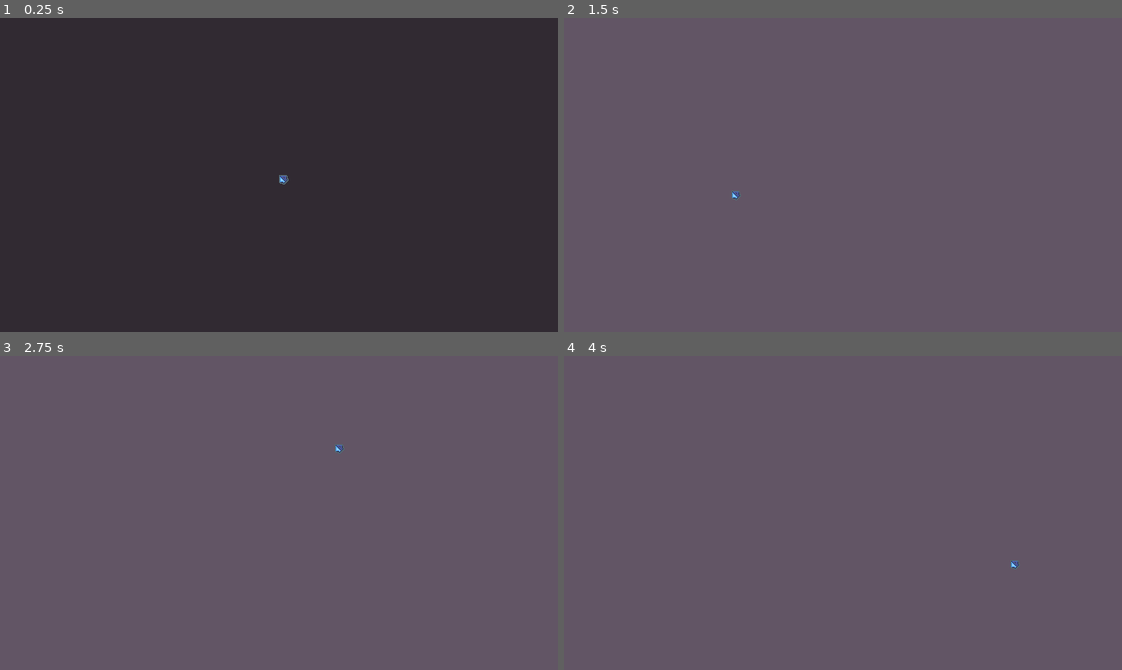
Above: before the commit, frames 1-4 (two rows, left to right).
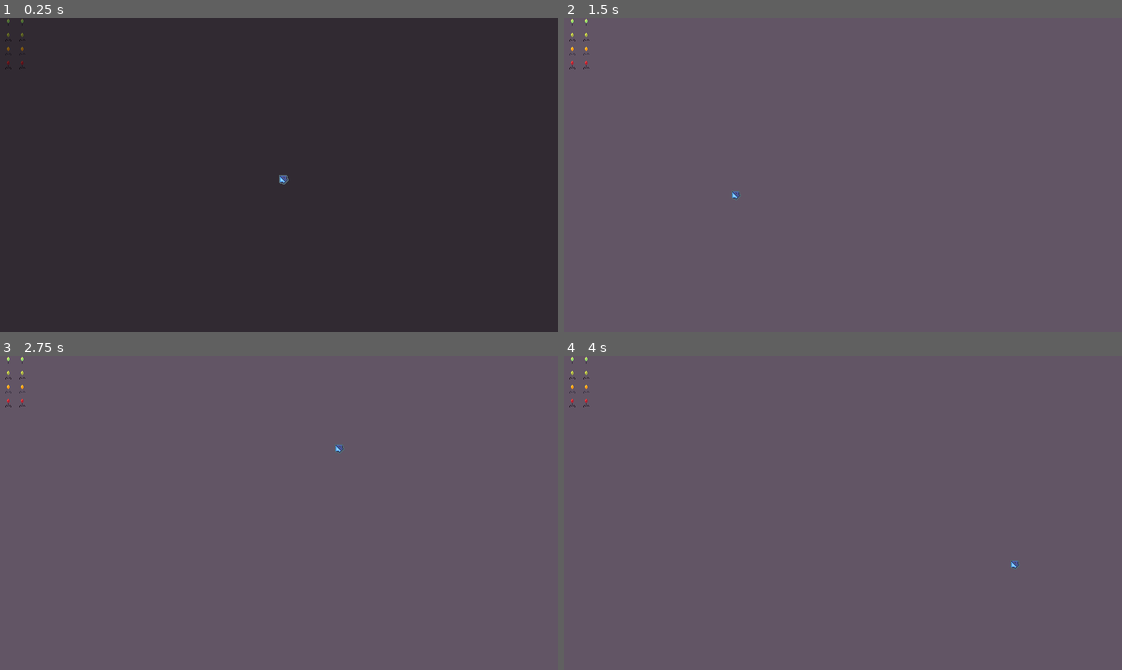
Above: after the commit, the same moments.

Repository: bnhrl/MomentumIsEverythingCountDown
Game: Godot game, scene res://Game/Entities/Bacteriophage/bacteriophage.tscn
Same seed, same stepped clock (60 frames per second), same inputs: the game is played once before the commit and once after it. This scene is started directly instead of the project's main scene. Sound files missing from this copy of the repository are replaced by a short silence.
Inputs (mouse positions are in pixels of both pictures, inside the frame that each line leads up to):
- Up to frame 1 (0.25 s): no input
- Up to frame 2 (1.5 s): move the mouse to (965, 159) at 0.52 s; hold D (right) 0.53-1.28 s; click (965, 159) at 0.6 s; tap Enter at 1.25 s; move the mouse to (731, 190) at 1.27 s; hold S (down) from 1.28 s (still down); tap Space (reserve_ion) at 1.35 s
- Up to frame 3 (2.75 s): tap R (restart) at 2 s; move the mouse to (334, 443) at 2.02 s; release S (down) at 2.03 s; hold D (right) from 2.03 s (still down); click (334, 443) at 2.1 s
- Up to frame 4 (4 s): tap R (restart) at 2.75, 3.5 s; move the mouse to (815, 575) at 2.77 s; release D (right) at 2.78 s; hold W (up) 2.78-3.53 s; tap Space (reserve_ion) at 2.85 s; move the mouse to (1010, 560) at 3.52 s; hold A (left) from 3.53 s (still down); click (1010, 560) at 3.6 s

The runs differ from the first frame. In frame 1, less than 0.1% of the frame differs, in the area x 0-5%, y 0-17%; in frame 2, less than 0.1%; in frame 3, less than 0.1%; in frame 4, less than 0.1%.

Commit message:
Added phage sprites

Diff:
--- a/Game/Entities/Bacteriophage/bacteriophage.tscn
+++ b/Game/Entities/Bacteriophage/bacteriophage.tscn
@@ -1,6 +1,7 @@
 [gd_scene format=3 uid="uid://d24wa4jn2kt1o"]
 
 [ext_resource type="PackedScene" uid="uid://dh85w1vyk8sd0" path="res://Game/Entities/_Base/entity.tscn" id="1_5qp1c"]
+[ext_resource type="Texture2D" uid="uid://cclucw8tct4fj" path="res://Game/Entities/Bacteriophage/Bactiriophage_Sheet.png" id="2_bjamh"]
 
 [sub_resource type="SpriteFrames" id="SpriteFrames_5qp1c"]
 
@@ -8,3 +9,7 @@
 
 [node name="Sprite" type="AnimatedSprite2D" parent="Model" parent_id_path=PackedInt32Array(895330198) index="0" unique_id=339544260]
 sprite_frames = SubResource("SpriteFrames_5qp1c")
+
+[node name="BactiriophageSheet" type="Sprite2D" parent="." index="3" unique_id=1975070943]
+position = Vector2(2, -5)
+texture = ExtResource("2_bjamh")
Binary file added: Game/Entities/Bacteriophage/Bactiriophage_Sheet.png
Not shown, added: Game/Entities/Bacteriophage/Bactiriophage_Sheet.png.import
